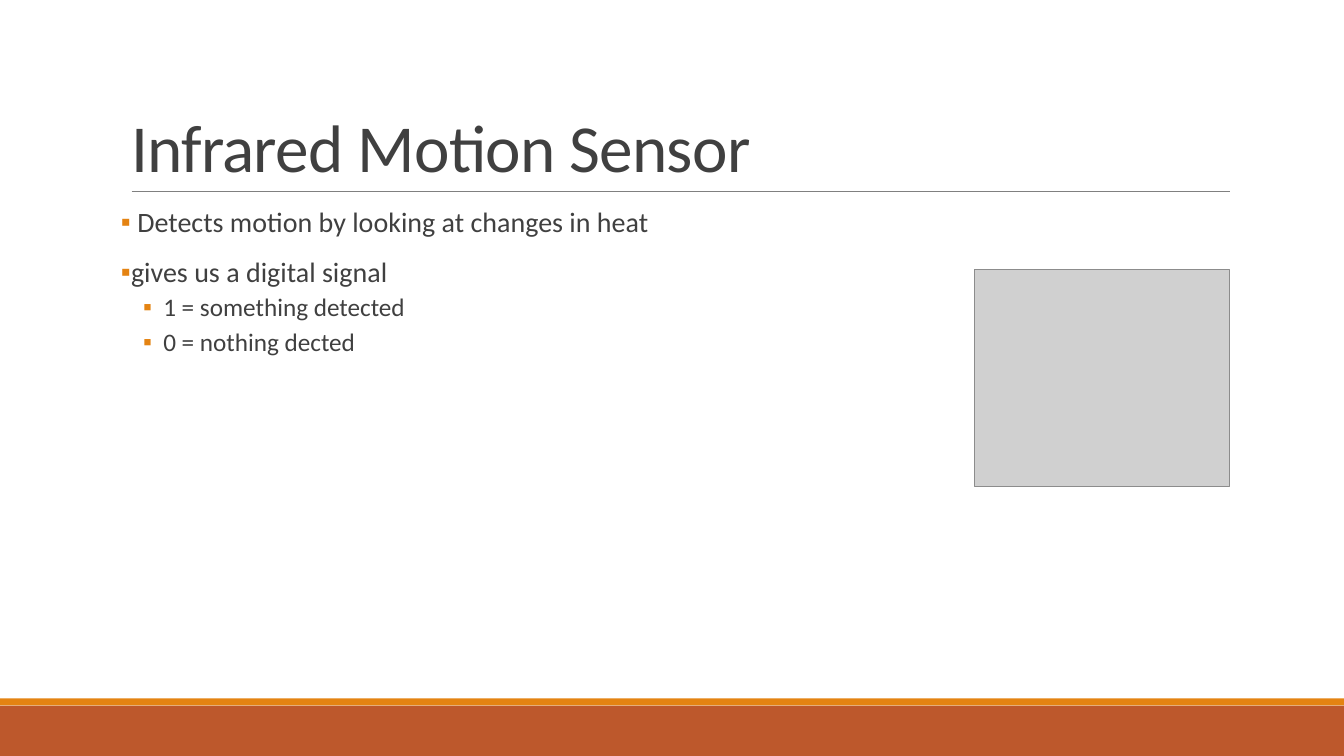
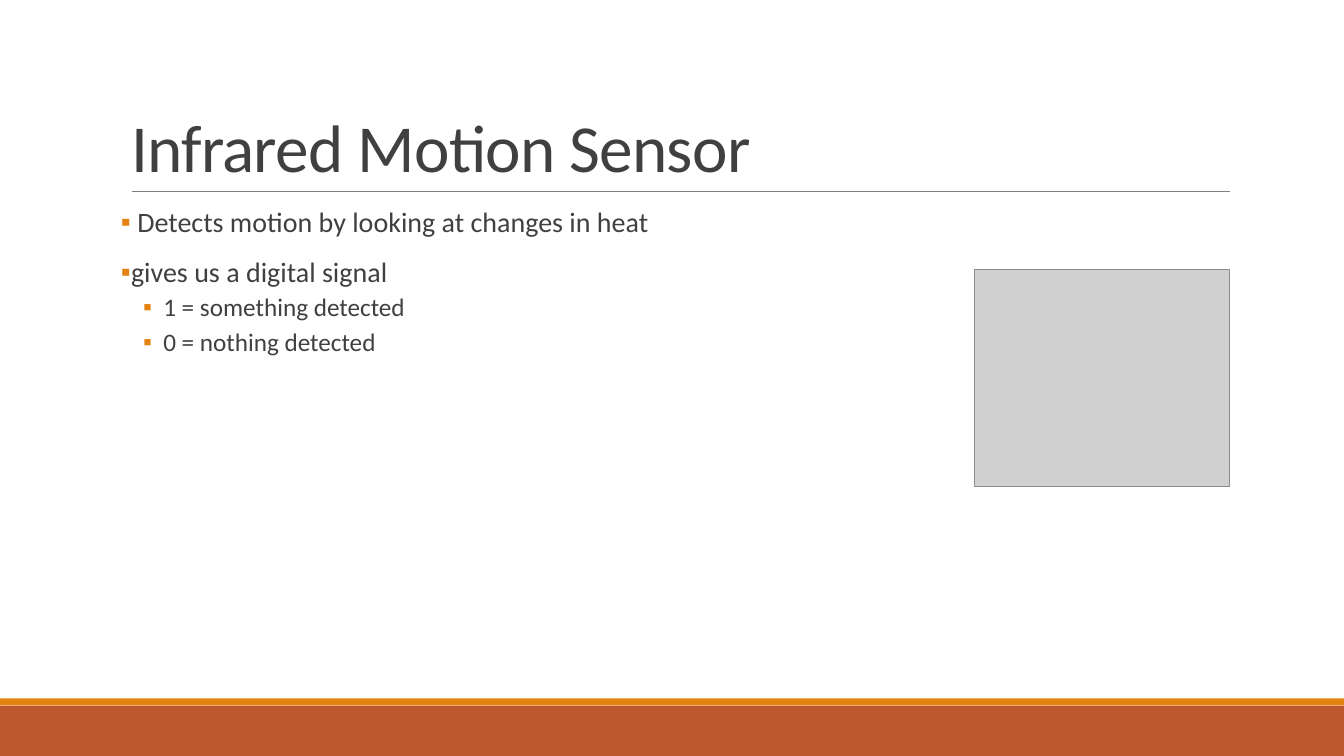
Before and after one commit to RyanZurrin/cs341, a slide deck: slide 3 of Lab 6/CS 341 Lab 6.pptx. Drawn at 1344x756 pixels with LibreOffice and Linux fonts; fonts in the diff are those of the drawing; grey boxes stand for pictures. Boxes give left, top, right and bottom in pixels: in the first picture for what was removed or moved away, otherwise in the second. Text is boxed around its words. In the diff, an @@ line names an element or a change of style, - is before the commit and + after.

Commit message:
fixed a typo

```diff
--- a/Lab 6/CS 341 Lab 6.pptx
+++ b/Lab 6/CS 341 Lab 6.pptx
@@ text at <box>163,333,376,356</box>: text changed @@
-  ▪ 0 = nothing dected
+  ▪ 0 = nothing detected
```
